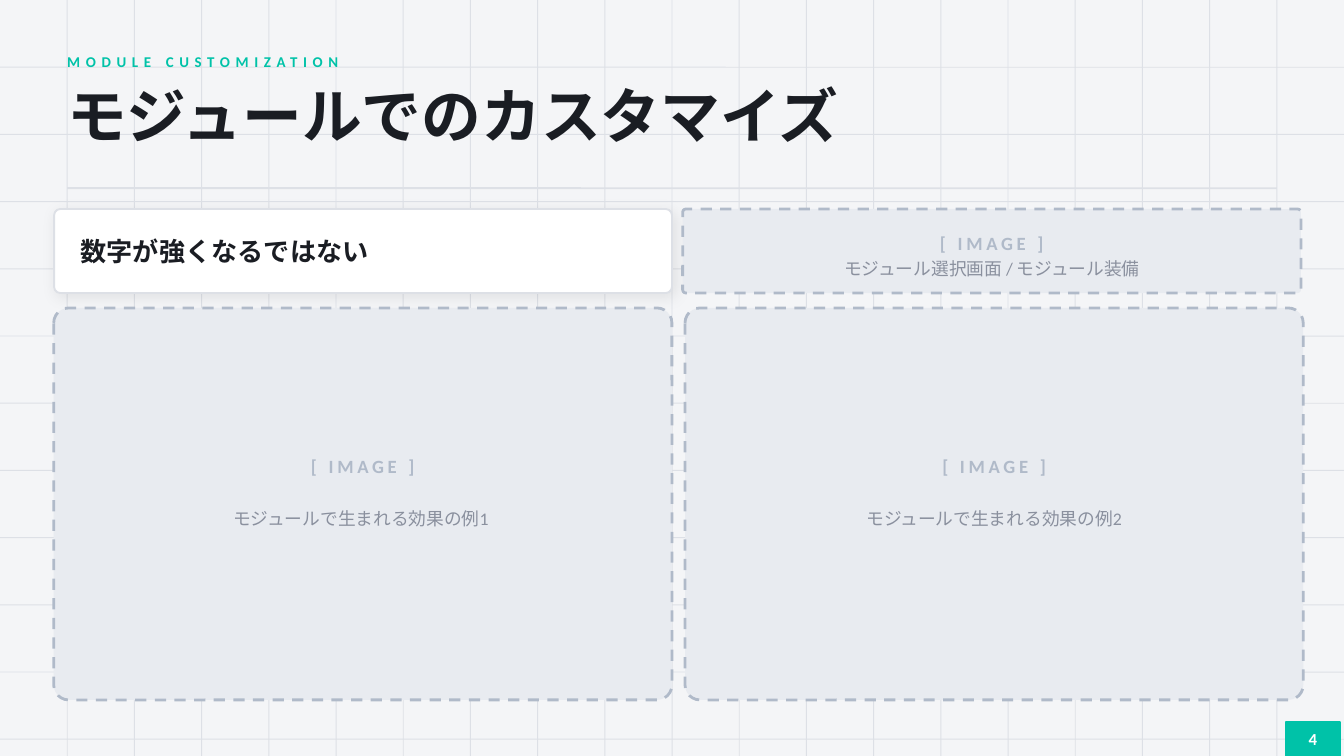
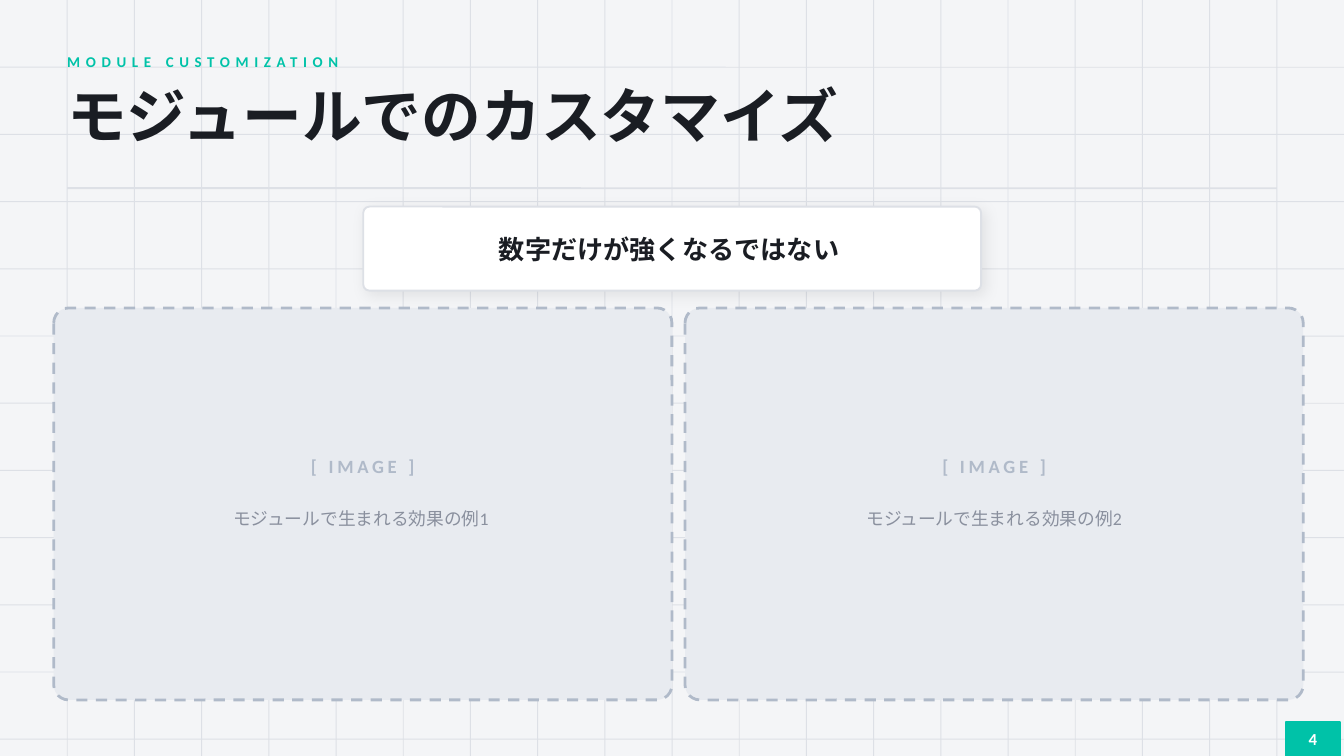
Before and after one commit to huraru7/ProjectTaker, a slide deck: slide 5 of Assets/ProjectTanker/tank_game_template.pptx. Drawn at 1344x756 pixels with LibreOffice and Linux fonts; fonts in the diff are those of the drawing. Boxes give left, top, right and bottom in pixels: in the first picture for what was removed or moved away, otherwise in the second. Text is boxed around its words. In the diff, an @@ line names an element or a change of style, - is before the commit and + after.

```diff
--- a/Assets/ProjectTanker/tank_game_template.pptx
+++ b/Assets/ProjectTanker/tank_game_template.pptx
@@ rounded rectangle moved from (x1=54, y1=210, x2=672, y2=293) to (x1=363, y1=207, x2=981, y2=290) @@
@@ text at (x1=499, y1=236, x2=839, y2=262): text changed @@
-数字が強くなるではない
+数字だけが強くなるではない
@@ rounded rectangle removed at (x1=683, y1=210, x2=1301, y2=293) @@
@@ text removed at (x1=958, y1=238, x2=1026, y2=250) @@
-[ IMAGE ]
@@ text removed at (x1=844, y1=260, x2=1140, y2=276) @@
-モジュール選択画面 / モジュール装備
```
Also in this commit, not shown: 5 other slides changed, 1 slide removed, 36 other files.
